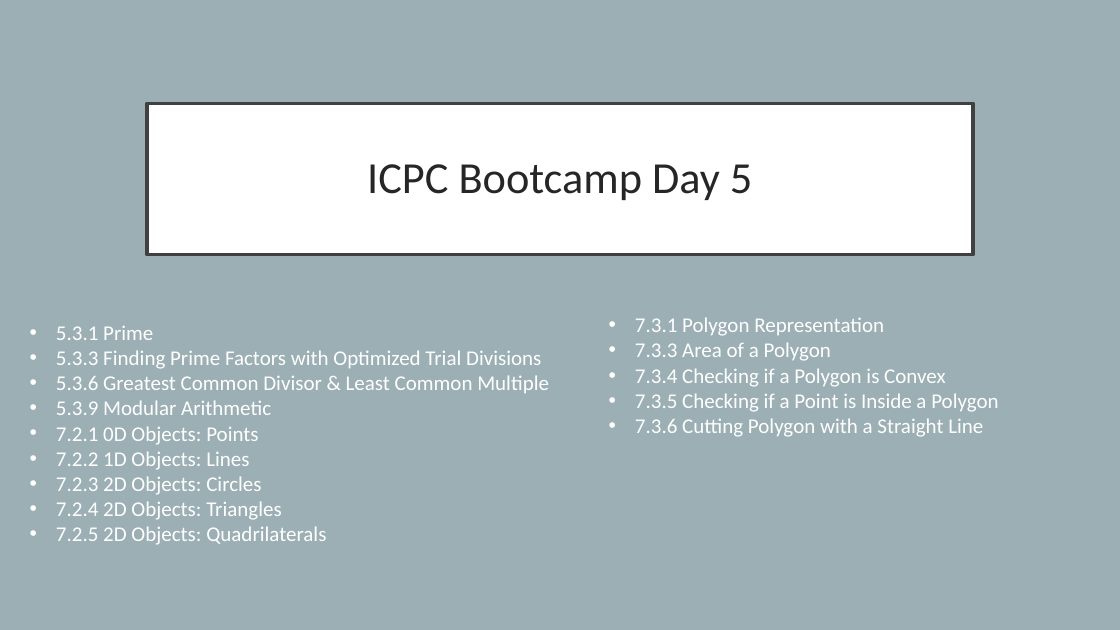
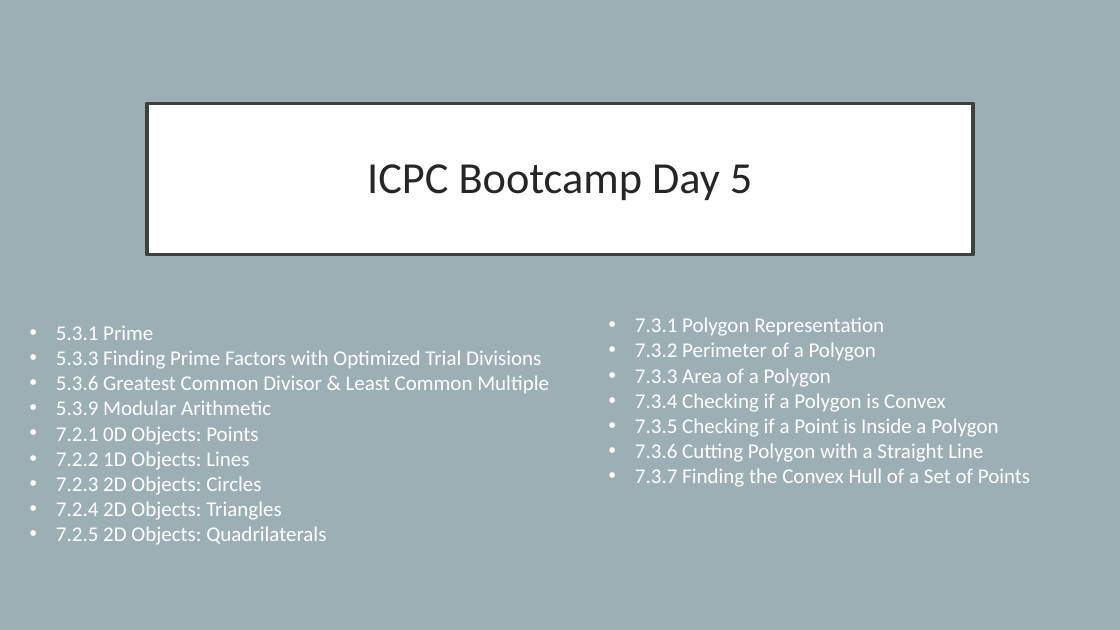
Before and after one commit to ryan-pelchat/competitive-programming-bootcamp-summer-2026, a slide deck: slide 1 of slides/day5_slides.pptx. Drawn at 1120x630 pixels with LibreOffice and Linux fonts; fonts in the diff are those of the drawing. Boxes give left, top, right and bottom in pixels: in the first picture for what was removed or moved away, otherwise in the second. Text is boxed around its words. In the diff, an @@ line names an element or a change of style, - is before the commit and + after.

Commit message:
Bootcamp cumulative update

```diff
--- a/slides/day5_slides.pptx
+++ b/slides/day5_slides.pptx
@@ text at [635,342,876,361]: paragraph added @@
+• 7.3.2 Perimeter of a Polygon
@@ text at [635,468,1030,487]: paragraph added @@
+• 7.3.7 Finding the Convex Hull of a Set of Points
```
Also in this commit, not shown: 7 other slides changed, 8 slides added, 7 slides removed, 12 other files.
